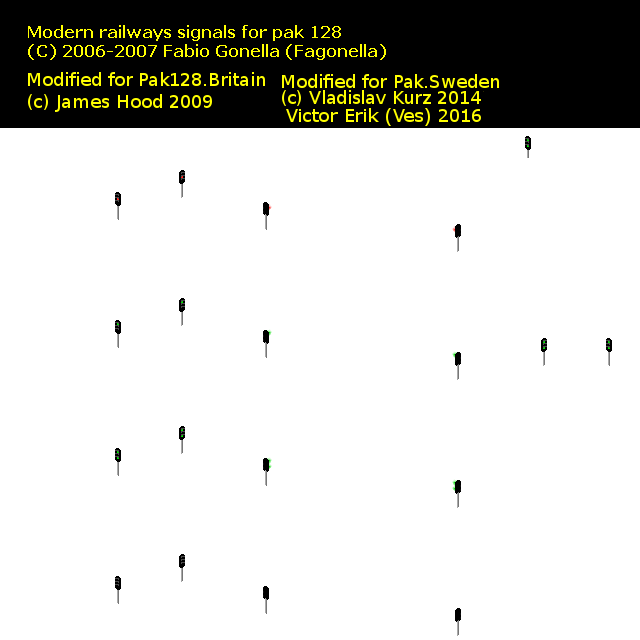
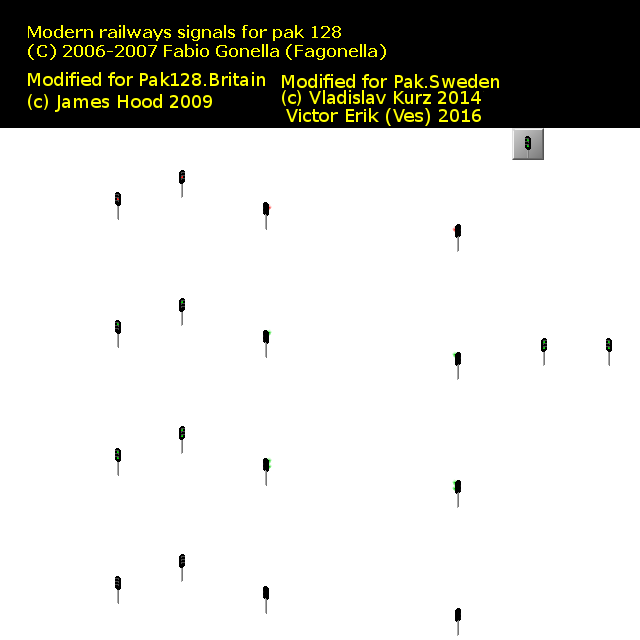
Before/after of a 640x640 layered artwork. What changed in the layer stack:
added layer "Knapp" above "Bakgrund" over [512, 128, 544, 160]
